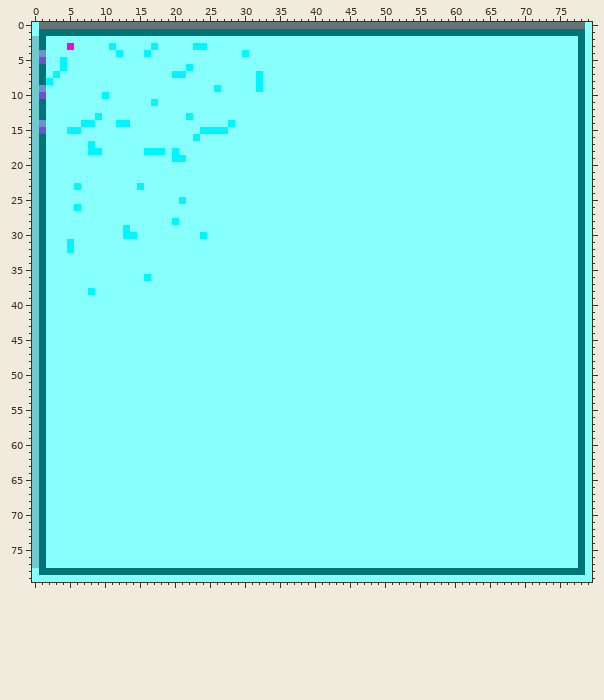
Sprite sheet, stored at res/map_1.png. The picture above is the old version.
The file is 80x80 pixels.
Once edited:
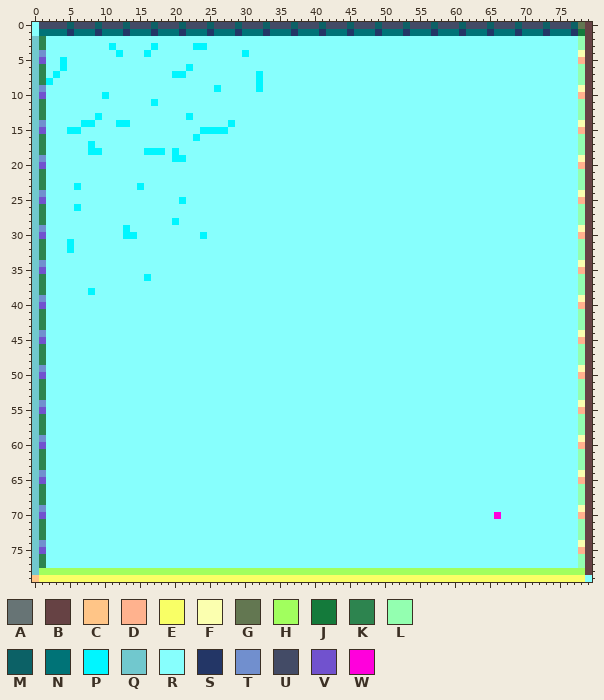
Palette (. is transparent): A #677475  B #664244  C #ffc587  D #ffb28e  E #f9ff66  F #fbffaf  G #637751  H #a1ff5e  J #147a3b  K #2d844f  L #93ffb0  M #0c6166  N #007377  P #00f6ff  Q #71c8ce  R #87fffd  S #233666  T #718fce  U #434b66  V #7152ce  W #ff00dc
Difference:
Changed rows in their new state; - is an unchanged pixel.
first column x 0:
 0 -UUUUMUUUMUUUMUUUMUUUMUUUMUUUMUUUMUUUMUUUMUUUMUUUMUUUMUUUMUUUMUUUMUUUMUUUMUUUMGB
 1 -----S---S---S---S---S---S---S---S---S---S---S---S---S---S---S---S---S---S---SJB
 2 -K----------------------------------------------------------------------------LB
 3 -K---R------------------------------------------------------------------------LB
 4 ------------------------------------------------------------------------------FB
 5 ------------------------------------------------------------------------------DB
 6 -K----------------------------------------------------------------------------LB
 7 -K----------------------------------------------------------------------------LB
 8 -K----------------------------------------------------------------------------LB
 9 ------------------------------------------------------------------------------FB
10 ------------------------------------------------------------------------------DB
11 -K----------------------------------------------------------------------------LB
12 -K----------------------------------------------------------------------------LB
13 -K----------------------------------------------------------------------------LB
14 ------------------------------------------------------------------------------FB
15 ------------------------------------------------------------------------------DB
16 -K----------------------------------------------------------------------------LB
17 -K----------------------------------------------------------------------------LB
18 -K----------------------------------------------------------------------------LB
19 -T----------------------------------------------------------------------------FB
20 -V----------------------------------------------------------------------------DB
21 -K----------------------------------------------------------------------------LB
22 -K----------------------------------------------------------------------------LB
23 -K----------------------------------------------------------------------------LB
24 -T----------------------------------------------------------------------------FB
25 -V----------------------------------------------------------------------------DB
26 -K----------------------------------------------------------------------------LB
27 -K----------------------------------------------------------------------------LB
28 -K----------------------------------------------------------------------------LB
29 -T----------------------------------------------------------------------------FB
30 -V----------------------------------------------------------------------------DB
31 -K----------------------------------------------------------------------------LB
32 -K----------------------------------------------------------------------------LB
33 -K----------------------------------------------------------------------------LB
34 -T----------------------------------------------------------------------------FB
35 -V----------------------------------------------------------------------------DB
36 -K----------------------------------------------------------------------------LB
37 -K----------------------------------------------------------------------------LB
38 -K----------------------------------------------------------------------------LB
39 -T----------------------------------------------------------------------------FB
40 -V----------------------------------------------------------------------------DB
41 -K----------------------------------------------------------------------------LB
42 -K----------------------------------------------------------------------------LB
43 -K----------------------------------------------------------------------------LB
44 -T----------------------------------------------------------------------------FB
45 -V----------------------------------------------------------------------------DB
46 -K----------------------------------------------------------------------------LB
47 -K----------------------------------------------------------------------------LB
48 -K----------------------------------------------------------------------------LB
49 -T----------------------------------------------------------------------------FB
50 -V----------------------------------------------------------------------------DB
51 -K----------------------------------------------------------------------------LB
52 -K----------------------------------------------------------------------------LB
53 -K----------------------------------------------------------------------------LB
54 -T----------------------------------------------------------------------------FB
55 -V----------------------------------------------------------------------------DB
56 -K----------------------------------------------------------------------------LB
57 -K----------------------------------------------------------------------------LB
58 -K----------------------------------------------------------------------------LB
59 -T----------------------------------------------------------------------------FB
60 -V----------------------------------------------------------------------------DB
61 -K----------------------------------------------------------------------------LB
62 -K----------------------------------------------------------------------------LB
63 -K----------------------------------------------------------------------------LB
64 -T----------------------------------------------------------------------------FB
65 -V----------------------------------------------------------------------------DB
66 -K----------------------------------------------------------------------------LB
67 -K----------------------------------------------------------------------------LB
68 -K----------------------------------------------------------------------------LB
69 -T----------------------------------------------------------------------------FB
70 -V----------------------------------------------------------------W-----------DB
71 -K----------------------------------------------------------------------------LB
72 -K----------------------------------------------------------------------------LB
73 -K----------------------------------------------------------------------------LB
74 -T----------------------------------------------------------------------------FB
75 -V----------------------------------------------------------------------------DB
76 -K----------------------------------------------------------------------------LB
77 -K----------------------------------------------------------------------------LB
78 QHHHHHHHHHHHHHHHHHHHHHHHHHHHHHHHHHHHHHHHHHHHHHHHHHHHHHHHHHHHHHHHHHHHHHHHHHHHHHHB
79 CEEEEEEEEEEEEEEEEEEEEEEEEEEEEEEEEEEEEEEEEEEEEEEEEEEEEEEEEEEEEEEEEEEEEEEEEEEEEEE-
Pixel boxes of the changes (left, top, right, bottom) in both pictures:
changed: (32, 22, 592, 582)
